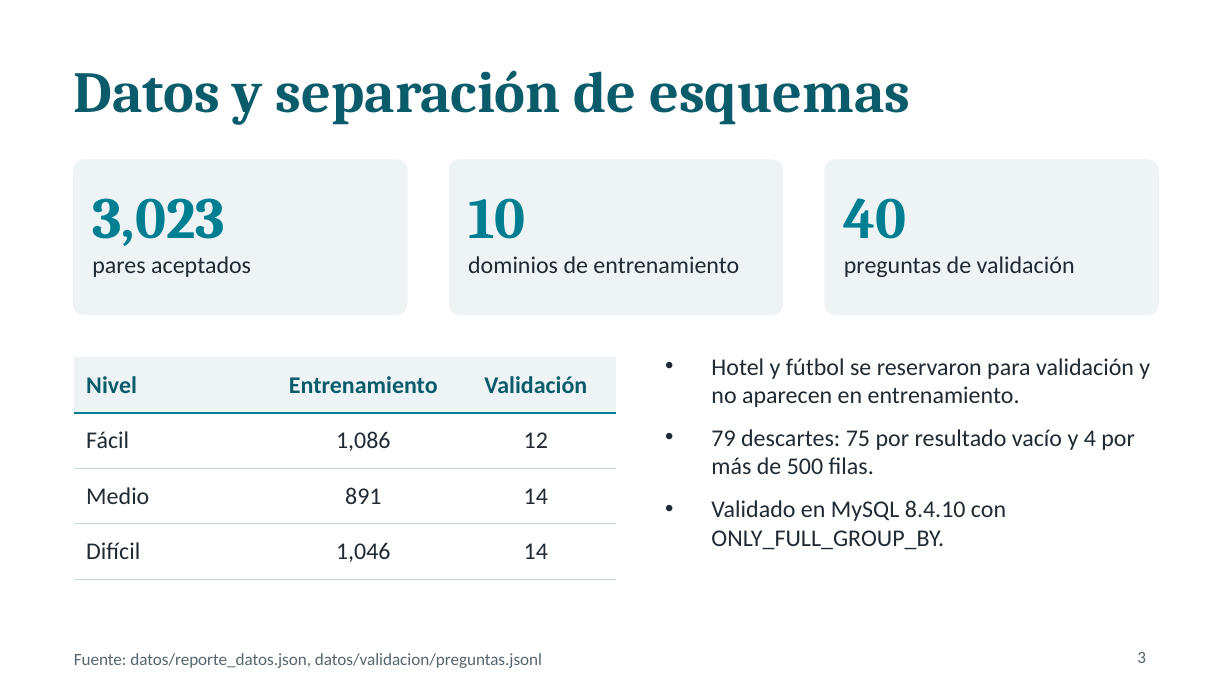
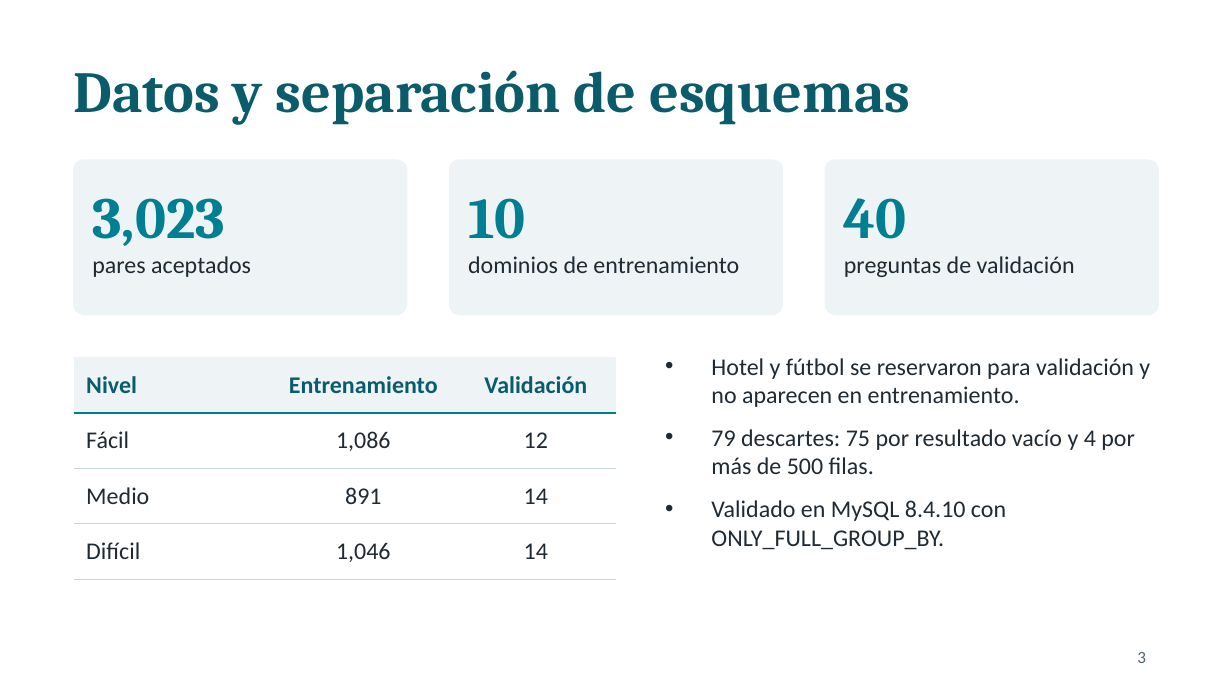
Before and after one commit to Anton17303/Deep-Learning, a slide deck: slide 3 of presentacion_proyecto.pptx. Drawn at 1232x693 pixels with LibreOffice and Linux fonts; fonts in the diff are those of the drawing. Boxes give left, top, right and bottom in pixels: in the first picture for what was removed or moved away, otherwise in the second. Text is boxed around its words. In the diff, an @@ line names an element or a change of style, - is before the commit and + after.

```diff
--- a/presentacion_proyecto.pptx
+++ b/presentacion_proyecto.pptx
@@ text removed at box(74, 653, 542, 668) @@
-Fuente: datos/reporte_datos.json, datos/validacion/preguntas.jsonl
```
Also in this commit, not shown: 10 other slides changed, 14 other files.
